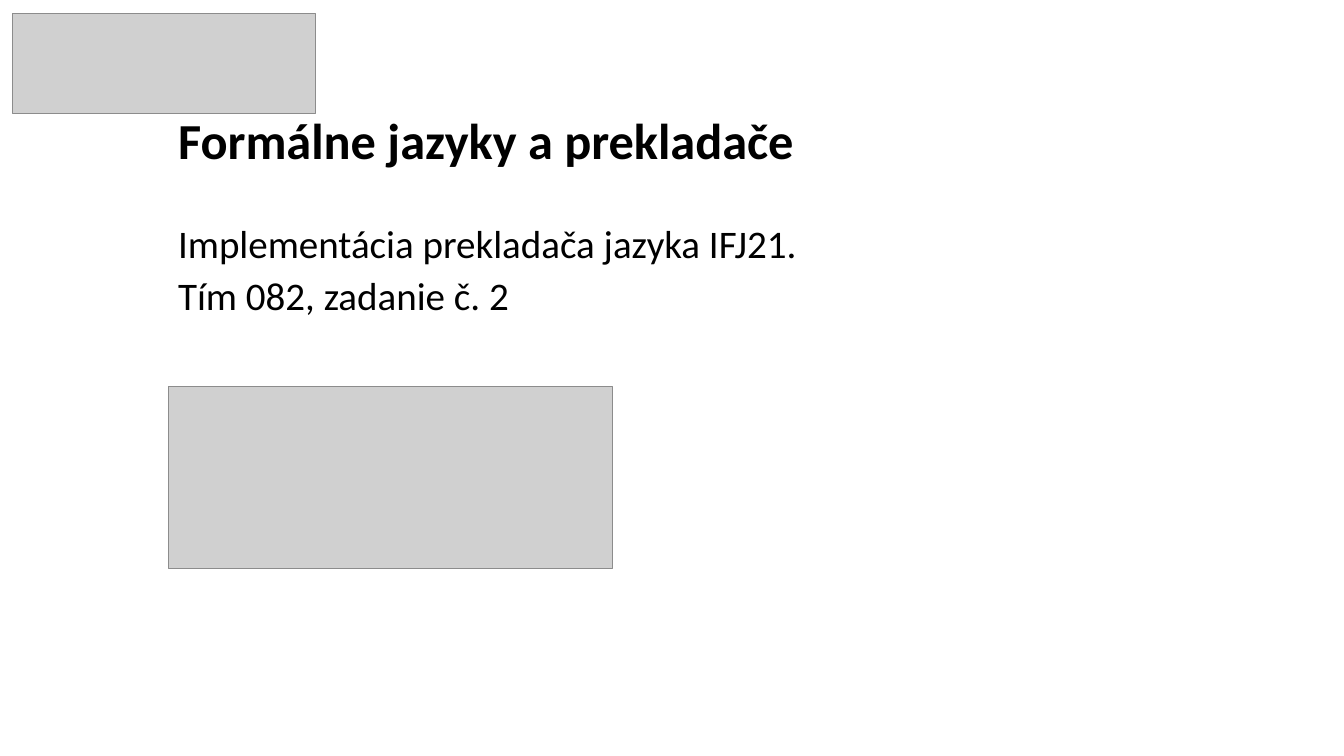
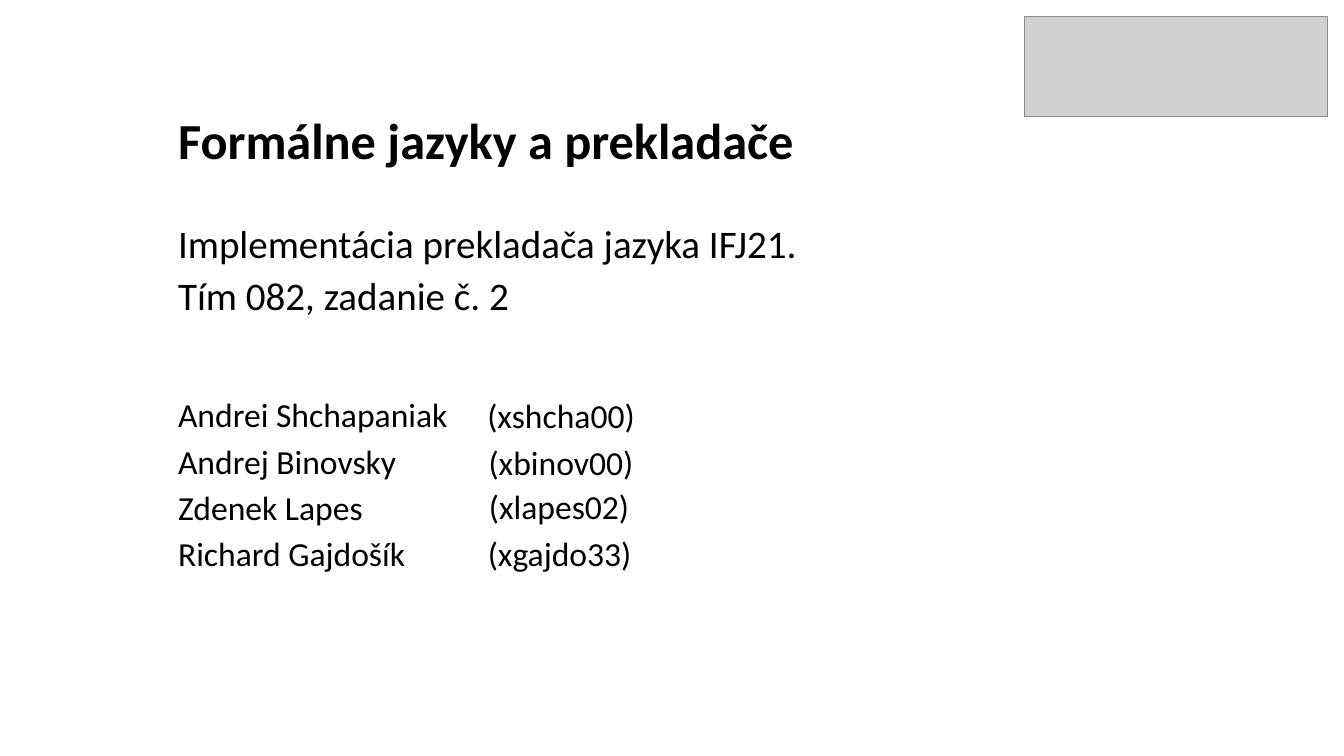
Before and after one commit to AndreiShchepa/BUT_COMPILER_2021, a slide deck: slide 1 of documentation/Presentation.pptx. Drawn at 1344x756 pixels with LibreOffice and Linux fonts; fonts in the diff are those of the drawing; grey boxes stand for pictures. Boxes give left, top, right and bottom in pixels: in the first picture for what was removed or moved away, otherwise in the second. Text is boxed around its words. In the diff, an @@ line names an element or a change of style, - is before the commit and + after.

Commit message:
Updated presentation

```diff
--- a/documentation/Presentation.pptx
+++ b/documentation/Presentation.pptx
@@ picture: place and size @@
-picture at bbox=[13, 13, 316, 114]
+picture at bbox=[1025, 16, 1328, 117]
@@ picture removed at bbox=[168, 387, 612, 569] @@
@@ subtitle added at bbox=[178, 403, 447, 572], 24 pt, text #000000 @@
+Andrei Shchapaniak
+Andrej Binovsky
+Zdenek Lapes
+Richard Gajdošík
@@ text added at bbox=[487, 403, 634, 433], 24 pt, text #000000 @@
+(xshcha00)
@@ text added at bbox=[489, 450, 634, 480], 24 pt, text #000000 @@
+(xbinov00)
@@ text added at bbox=[489, 494, 629, 525], 24 pt, text #000000 @@
+(xlapes02)
@@ text added at bbox=[488, 541, 632, 572], 24 pt, text #000000 @@
+(xgajdo33)
```
Also in this commit, not shown: 3 other slides changed, 5 slides added.
